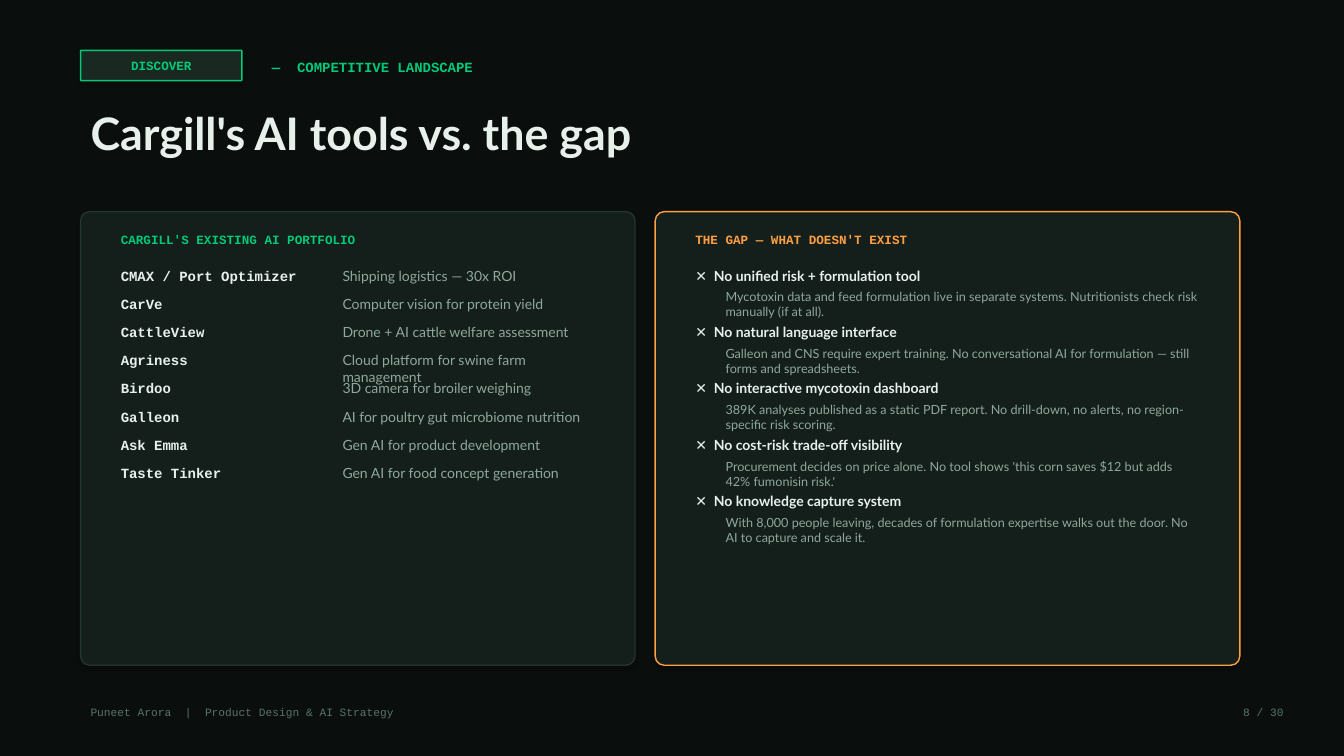
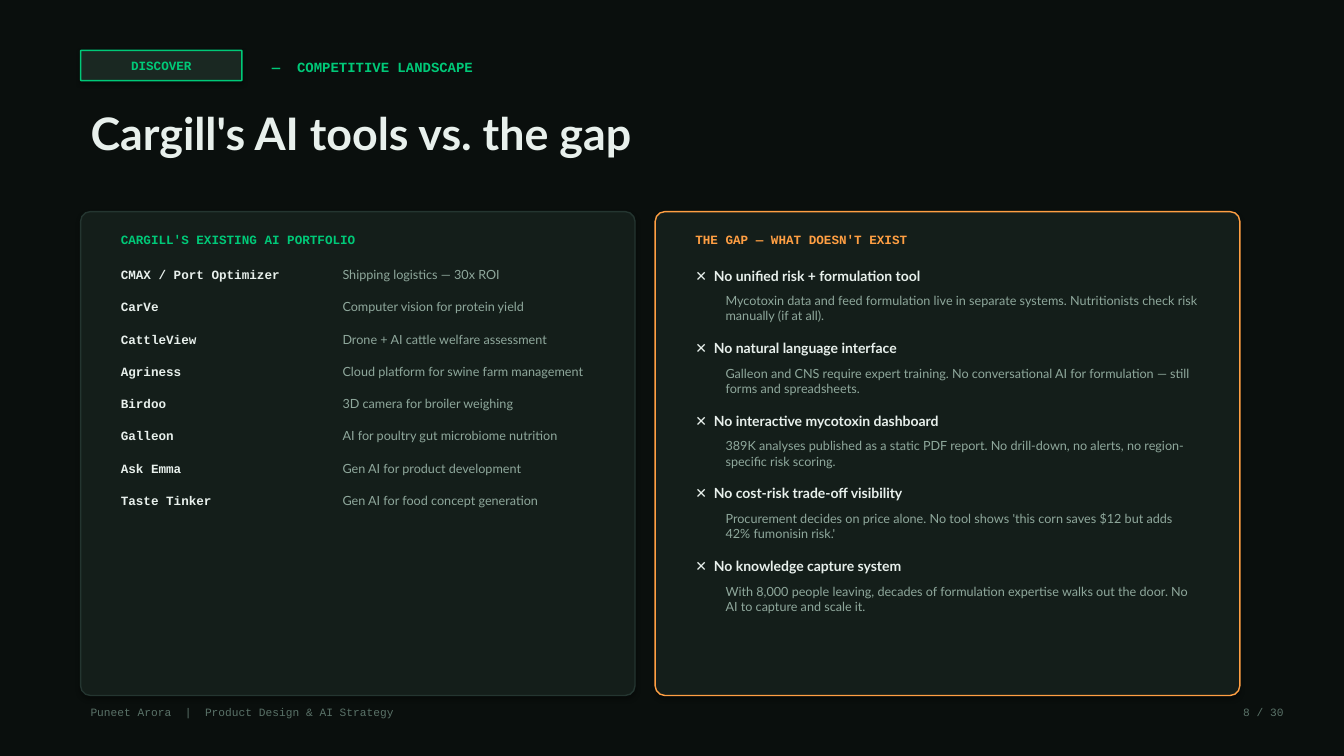
Before and after one commit to puneetindeelhi940/portfolio, a slide deck: slide 8 of FeedIQ-TCT-Case-Study-Puneet-Arora.pptx. Drawn at 1344x756 pixels with LibreOffice and Linux fonts; fonts in the diff are those of the drawing. Boxes give left, top, right and bottom in pixels: in the first picture for what was removed or moved away, otherwise in the second. Text is boxed around its words. In the diff, an @@ line names an element or a change of style, - is before the commit and + after.

```diff
--- a/FeedIQ-TCT-Case-Study-Puneet-Arora.pptx
+++ b/FeedIQ-TCT-Case-Study-Puneet-Arora.pptx
@@ rounded rectangle: place and size @@
-rounded rectangle at box(81, 212, 635, 665)
+rounded rectangle at box(81, 212, 635, 696)
@@ rounded rectangle: place and size @@
-rounded rectangle at box(655, 212, 1240, 665)
+rounded rectangle at box(655, 212, 1240, 696)
@@ text "Mycotoxin data and feed formulation ...": place and size @@
-text "Mycotoxin data and feed formulation ..." at box(726, 291, 1197, 318)
+text "Mycotoxin data and feed formulation ..." at box(726, 295, 1197, 322)
@@ 4 texts: place and size @@
-4 texts at box(121, 327, 569, 386)
+4 texts at box(121, 335, 583, 379)
@@ text "Galleon and CNS require expert ...": place and size @@
-text "Galleon and CNS require expert ..." at box(726, 349, 1189, 375)
+text "Galleon and CNS require expert ..." at box(726, 369, 1189, 395)
@@ 3 texts: place and size @@
-3 texts at box(121, 326, 897, 396)
+3 texts at box(121, 342, 897, 410)
@@ text "✕ No interactive mycotoxin dashboard": place and size @@
-text "✕ No interactive mycotoxin dashboard" at box(714, 382, 939, 396)
+text "✕ No interactive mycotoxin dashboard" at box(714, 415, 939, 429)
@@ text "Galleon": place and size @@
-text "Galleon" at box(121, 412, 180, 422)
+text "Galleon" at box(121, 431, 174, 440)
@@ text "AI for poultry gut microbiome ...": place and size @@
-text "AI for poultry gut microbiome ..." at box(343, 411, 580, 425)
+text "AI for poultry gut microbiome ..." at box(343, 431, 557, 442)
@@ text "389K analyses published as a ...": place and size @@
-text "389K analyses published as a ..." at box(726, 404, 1183, 431)
+text "389K analyses published as a ..." at box(726, 440, 1183, 468)
@@ text "Ask Emma": place and size @@
-text "Ask Emma" at box(121, 440, 187, 450)
+text "Ask Emma" at box(121, 464, 181, 473)
@@ text "Gen AI for product development": place and size @@
-text "Gen AI for product development" at box(343, 439, 540, 453)
+text "Gen AI for product development" at box(343, 464, 521, 475)
@@ size 10 to 9 pt in 16 elements at box(343, 269, 499, 281), box(121, 270, 280, 282), box(343, 302, 524, 313), box(121, 302, 159, 311), box(343, 335, 547, 344), box(121, 335, 197, 344), box(343, 367, 583, 378), box(121, 367, 182, 379), box(343, 399, 513, 410), box(121, 399, 166, 408), box(343, 431, 557, 442), box(121, 431, 174, 440), box(343, 464, 521, 475), box(121, 464, 181, 473), box(343, 496, 538, 507), box(121, 496, 211, 505) @@
@@ text "Taste Tinker": place and size @@
-text "Taste Tinker" at box(121, 468, 221, 478)
+text "Taste Tinker" at box(121, 496, 211, 505)
@@ text "Gen AI for food concept ...": place and size @@
-text "Gen AI for food concept ..." at box(343, 468, 559, 481)
+text "Gen AI for food concept ..." at box(343, 496, 538, 507)
@@ text "✕ No cost-risk trade-off visibility": place and size @@
-text "✕ No cost-risk trade-off visibility" at box(714, 439, 903, 453)
+text "✕ No cost-risk trade-off visibility" at box(714, 487, 903, 501)
@@ text "Procurement decides on price alone. ...": place and size @@
-text "Procurement decides on price alone. ..." at box(726, 461, 1173, 486)
+text "Procurement decides on price alone. ..." at box(726, 513, 1173, 538)
@@ text "✕ No knowledge capture system": place and size @@
-text "✕ No knowledge capture system" at box(714, 495, 902, 509)
+text "✕ No knowledge capture system" at box(714, 560, 902, 574)
@@ text "With 8,000 people leaving, decades ...": place and size @@
-text "With 8,000 people leaving, decades ..." at box(726, 517, 1188, 544)
+text "With 8,000 people leaving, decades ..." at box(726, 586, 1188, 613)
```
Also in this commit, not shown: 23 other slides changed, 3 other files.
